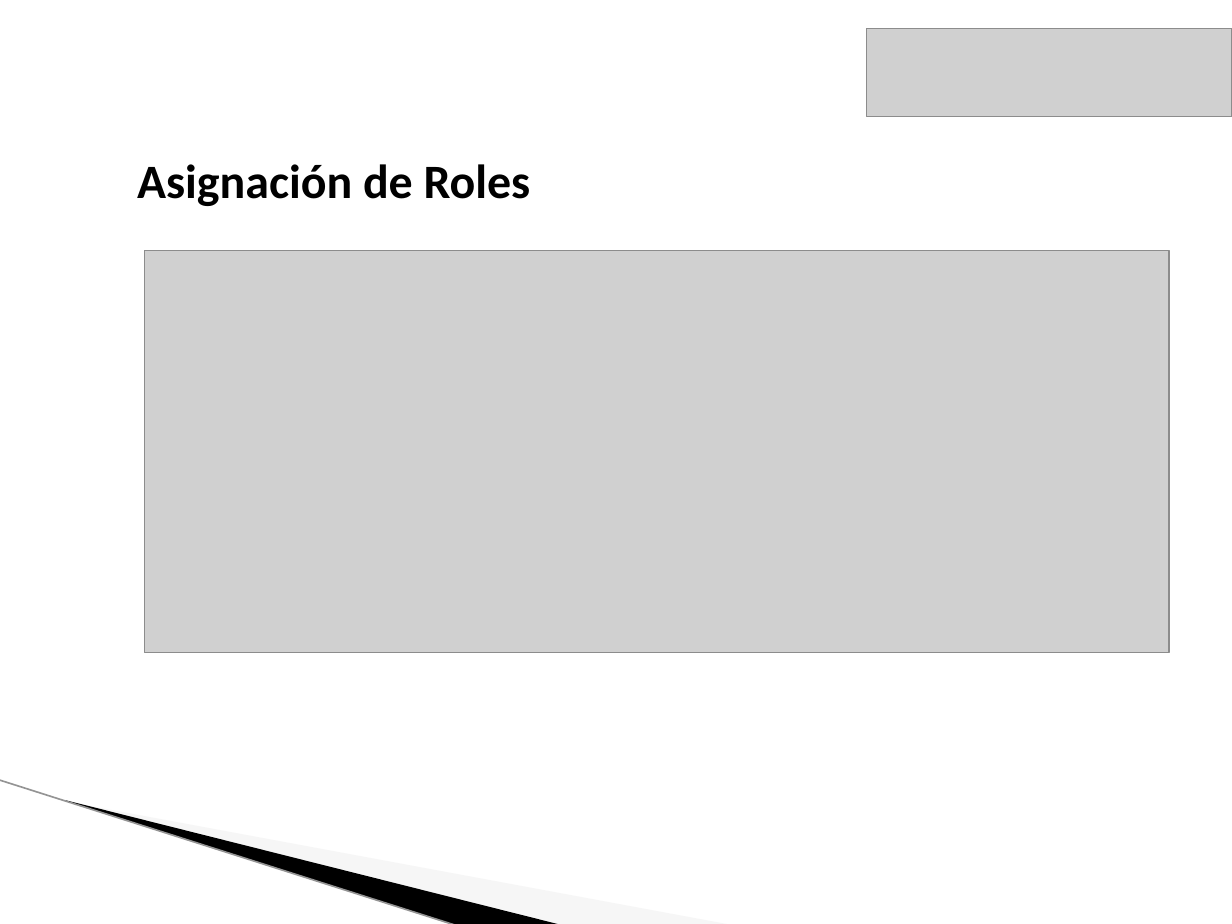
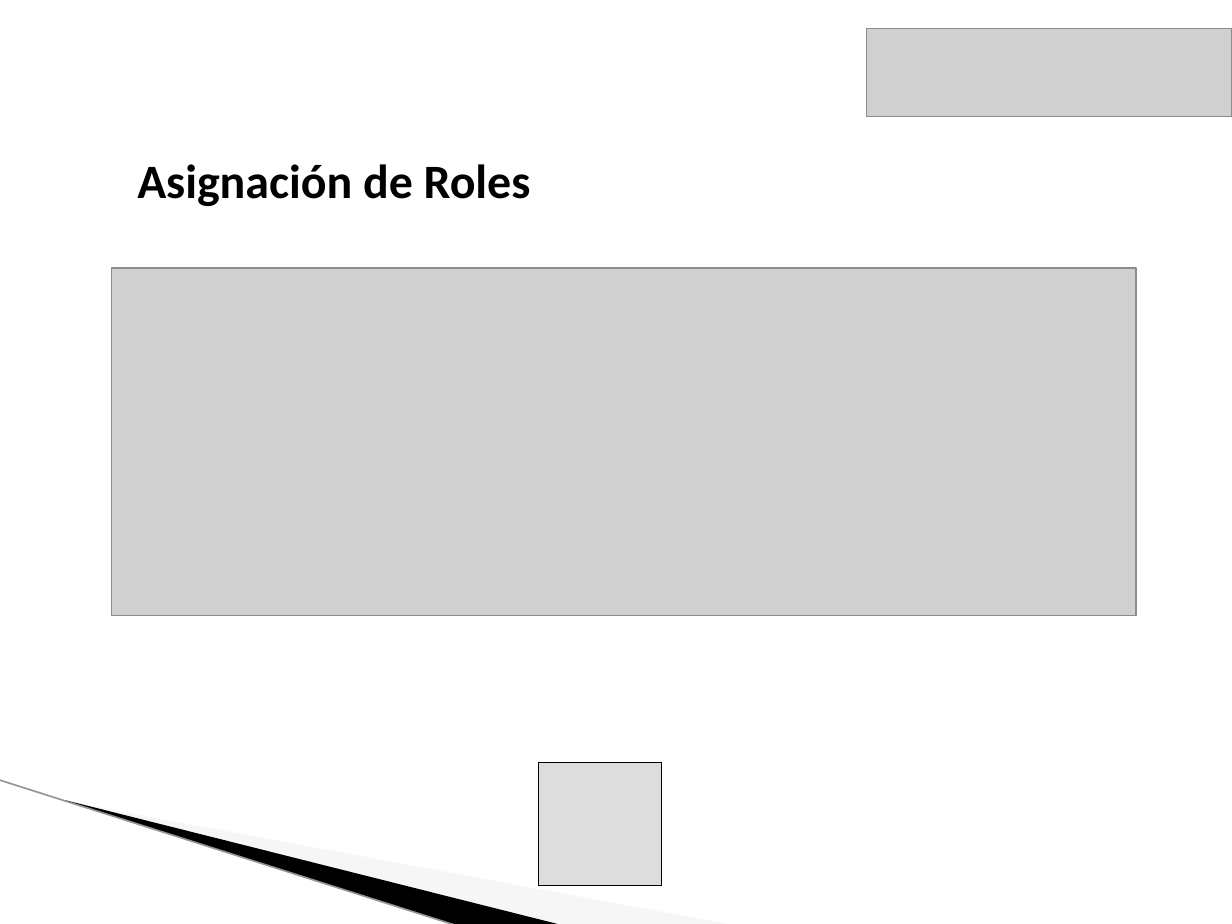
Before and after one commit to lucasdicesaro/reser-bar, a slide deck: slide 14 of documentacion/Presentacion Final ReserBar/Presentacion Final.pptx (slide 3 before the commit). Drawn at 1232x924 pixels with LibreOffice and Linux fonts; fonts in the diff are those of the drawing; grey boxes stand for pictures; background and template pictures are left out. Boxes give left, top, right and bottom in pixels: in the first picture for what was removed or moved away, otherwise in the second. Text is boxed around its words. In the diff, an @@ line names an element or a change of style, - is before the commit and + after.

```diff
--- a/documentacion/Presentacion Final ReserBar/Presentacion Final.pptx
+++ b/documentacion/Presentacion Final ReserBar/Presentacion Final.pptx
@@ picture: place and size @@
-picture at (144, 250, 1169, 653)
+picture at (111, 269, 1136, 616)
@@ rectangle added at (538, 763, 662, 886), fill #DDDDDD, outline #000000 0.75 pt @@
```
Also in this commit, not shown: 6 other slides changed, 27 slides added, 7 slides removed, 2 other files.
